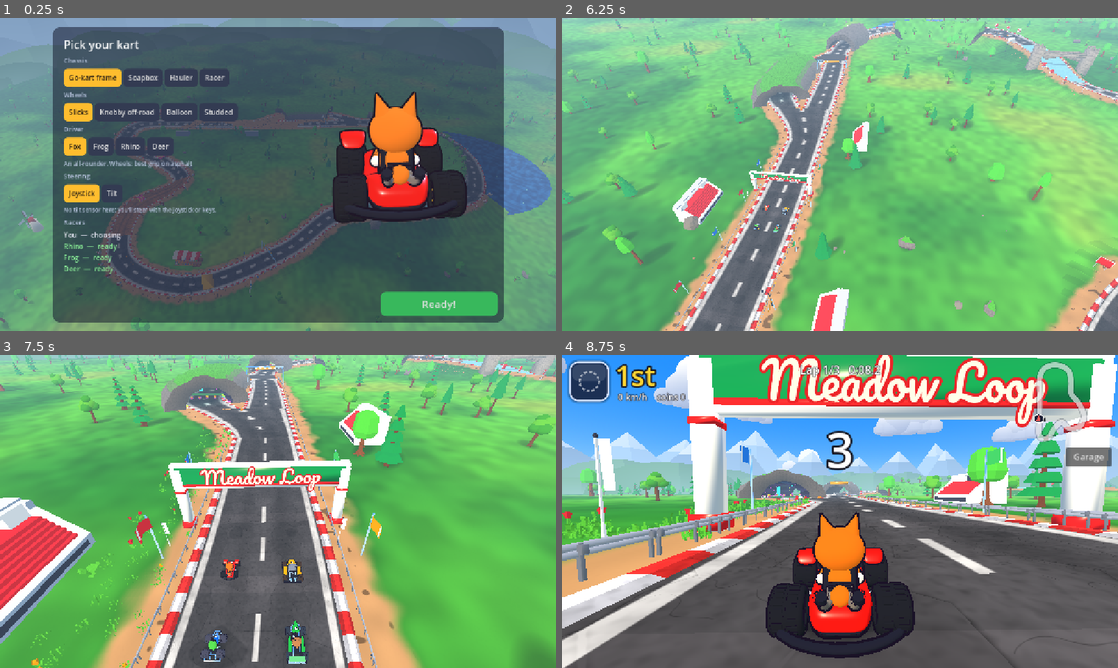
Above: before the commit, frames 1-4 (two rows, left to right).
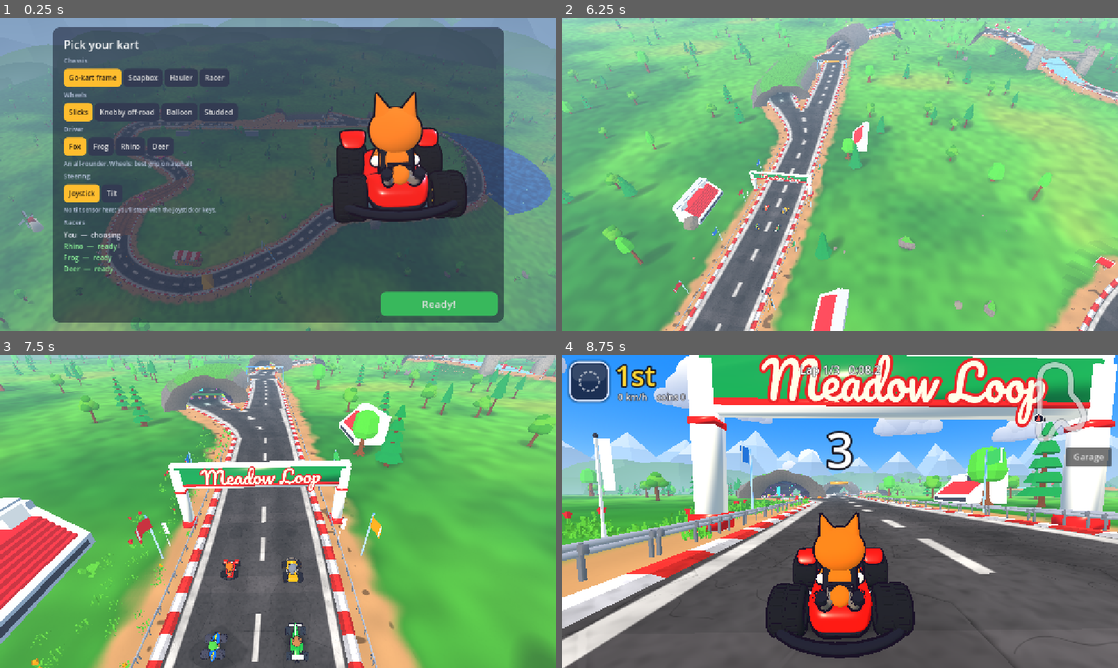
Above: after the commit, the same moments.

Repository: lukechn99/games
Game: Godot game, scene res://scenes/main.tscn
Same seed, same stepped clock (60 frames per second), same inputs: the game is played once before the commit and once after it.
Inputs (mouse positions are in pixels of both pictures, inside the frame that each line leads up to):
- Up to frame 1 (0.25 s): no input
- Up to frame 2 (6.25 s): click "Ready!" at 0.5 s; tap Enter at 1.25 s; move the mouse to (962, 158) at 1.27 s; hold D (steer_right) 1.28-2 s; hold Shift (drift) 1.28-2 s; click (962, 158) at 1.42 s; tap Space at 1.52, 4.52 s; drag from (728, 190) to (812, 237) at 2.02 s; move the mouse to (895, 105) at 2.77 s; hold D (steer_right) 2.78-3.5 s; tap E (item) at 2.85 s; drag from (812, 237) to (673, 127) at 3.52 s; move the mouse to (1006, 221) at 4.27 s; hold A (steer_left) 4.28-5 s; hold C 4.28-5 s; drag from (673, 127) to (756, 96) at 5.02 s; move the mouse to (867, 174) at 5.77 s; hold S (brake) from 5.78 s (still down); hold W (gas) from 5.78 s (still down); click (867, 174) at 5.92 s
- Up to frame 3 (7.5 s): release S (brake) at 6.5 s; release W (gas) at 6.5 s; drag from (194, 433) to (166, 527) at 6.52 s; move the mouse to (400, 495) at 7.27 s; hold Up from 7.28 s (still down); tap Enter at 7.35 s
- Up to frame 4 (8.75 s): tap Space at 7.52 s; release Up at 8 s; drag from (728, 527) to (812, 574) at 8.02 s

The runs differ from the first frame. In frame 1, less than 0.1% of the frame differs, in the area x 37-39%, y 34-35%; in frame 2, less than 0.1%; in frame 3, 0.5%, in the area x 36-56%, y 64-99%; in frame 4, nothing differs.

Commit message:
Blender bodies for the soapbox, hauler and racer; fix dark karts after a parts change
New models (tools/blender/kart_bodies.py), each fitted to its chassis's
wheelbase and track and painted by part name like the frame:
- Soapbox: a teardrop gravity racer on wooden axle beams, with a brake
  lever, tail fin and windscreen; no engine.
- Hauler: a chunky work truck with grille, headlights, bull bar, black
  arches over fat wheels, roll cage and stack exhausts.
- Racer: a long, low single-seater with needle nose, front and rear
  wings, sidepods, airbox and twin exhausts.
Seat, steering wheel and exhaust positions now come per model
(KartVisual.MODEL_FIT), and Wood parts get a varnished-plank colour.

Bug: rebuilding a kart (changing chassis, tyres or driver) left the old
meshes attached until the end of the frame, so the merge picked up the
old black outline shell as solid bodywork and the kart came out nearly
black. Old parts are now detached straight away.

Co-Authored-By: Claude Opus 5.5 <noreply@anthropic.com>
Claude-Session: https://claude.ai/code/session_01KfLUHNsrhXFzoqocSTpJTD

Diff:
--- a/racing/scripts/kart/kart_visual.gd
+++ b/racing/scripts/kart/kart_visual.gd
@@ -195,6 +195,10 @@
 func rebuild() -> void:
 	for c in get_children():
 		if c != _shadow:
+			# Detach now, not at the end of the frame: otherwise the merge
+			# below picks up the old kart's meshes (its black outline shell
+			# got merged in as solid bodywork, darkening the whole kart).
+			remove_child(c)
 			c.queue_free()
 	_inks.clear()
 	_cast = null
@@ -401,7 +405,21 @@
 ## Builds the frame and bodywork for one chassis style. Returns where the
 ## driver sits and where the steering wheel goes.
 ## Chassis with bodywork modelled in Blender (tools/blender/), by chassis id.
-const MODELS := {"frame": "res://assets/models/kart_frame.glb"}
+const MODELS := {
+	"frame": "res://assets/models/kart_frame.glb",
+	"soapbox": "res://assets/models/kart_soapbox.glb",
+	"hauler": "res://assets/models/kart_hauler.glb",
+	"racer": "res://assets/models/kart_racer.glb",
+}
+## Where each model seats the driver ([height, z]), puts the steering wheel
+## and ends its exhausts, in the model's own space (ground at 0, wheel
+## centres at 0.3); printed by the Blender scripts when they export.
+const MODEL_FIT := {
+	"frame": {"seat": [0.25, 0.27], "wheel_at": Vector3(0, 0.62, -0.28), "exhausts": [Vector3(-0.21, 0.69, 1.19), Vector3(0.21, 0.69, 1.19)]},
+	"soapbox": {"seat": [0.2, 0.15], "wheel_at": Vector3(0, 0.56, -0.32), "exhausts": []},
+	"hauler": {"seat": [0.32, 0.22], "wheel_at": Vector3(0, 0.74, -0.3), "exhausts": [Vector3(-0.5, 1.16, 0.84), Vector3(0.5, 1.16, 0.84)]},
+	"racer": {"seat": [0.18, 0.12], "wheel_at": Vector3(0, 0.5, -0.4), "exhausts": [Vector3(-0.1, 0.41, 1.42), Vector3(0.1, 0.41, 1.42)]},
+}
 const WHEEL_MODEL := "res://assets/models/wheel.glb"
 static var _model_meshes := {}   # path -> [[name, Mesh], ...]
 
@@ -430,7 +448,7 @@
 ## the suspension's rest height. Returns the seat like _build_frame.
 ## Metal parts are a warm gunmetal and not mirror-like: in the game, chrome
 ## reflected the sky and washed out to pale blue.
-func _build_model_frame(path: String, color: Color) -> Dictionary:
+func _build_model_frame(style: String, path: String, color: Color) -> Dictionary:
 	var fl := kart.wheel_mount(0)
 	var axle_y := fl.y - Kart.SUSPENSION_TRAVEL * 0.6
 	var shift := Transform3D(Basis.IDENTITY, Vector3(0, axle_y - 0.3, 0))
@@ -454,18 +472,21 @@
 		elif name.begins_with("Plate"):
 			c = Color(0.97, 0.97, 0.97)
 			_finish = Palette.Finish.PAINT
+		elif name.begins_with("Wood"):
+			c = Color(0.62, 0.42, 0.25)
 		var mi := _mesh(part[1], c, self)
 		mi.transform = shift * part[2]
 	_finish = Palette.Finish.PAINT
 	var low := axle_y - 0.3
-	for sx: float in [-1.0, 1.0]:
-		_exhaust_tips.append(Vector3(sx * 0.21, low + 0.07 + 0.62, 1.19))
-	return {"y": low + 0.25, "z": 0.27, "wheel_at": Vector3(0, low + 0.62, -0.28)}
+	var fit: Dictionary = MODEL_FIT[style]
+	for tip: Vector3 in fit["exhausts"]:
+		_exhaust_tips.append(tip + Vector3.UP * low)
+	return {"y": low + float(fit["seat"][0]), "z": float(fit["seat"][1]), "wheel_at": (fit["wheel_at"] as Vector3) + Vector3.UP * low}
 
 
 func _build_frame(style: String, color: Color) -> Dictionary:
 	if MODELS.has(style) and ResourceLoader.exists(MODELS[style]):
-		return _build_model_frame(MODELS[style], color)
+		return _build_model_frame(style, MODELS[style], color)
 	var fl := kart.wheel_mount(0)
 	var rr := kart.wheel_mount(3)
 	var tx := absf(fl.x)          # half track
--- a/racing/scripts/main.gd
+++ b/racing/scripts/main.gd
@@ -488,7 +488,7 @@
 		k.configure(ids[i % ids.size()], tires, driver)
 		(k.get_meta("visual") as KartVisual).rebuild()
 		k.freeze = true
-		k.global_transform = Transform3D(base.basis.rotated(Vector3.UP, 0.6), base.origin + base.basis.x * (float(i) - 1.5) * 3.2 + Vector3.UP * 0.32)
+		k.global_transform = Transform3D(base.basis.rotated(Vector3.UP, 0.6 + (PI if q.contains("flip") else 0.0)), base.origin + base.basis.x * (float(i) - 1.5) * 3.2 + Vector3.UP * 0.32)
 		k.input = {"steer": 0.0, "throttle": 0.0, "brake": 0.0, "drift": false}
 	camera.set_process(false)
 	camera.global_position = base.origin - base.basis.z * 6.5 + base.basis.x * 1.5 + Vector3.UP * 2.6
Binary file added: racing/assets/models/kart_hauler.glb
Binary file added: racing/assets/models/kart_racer.glb
Binary file added: racing/assets/models/kart_soapbox.glb
